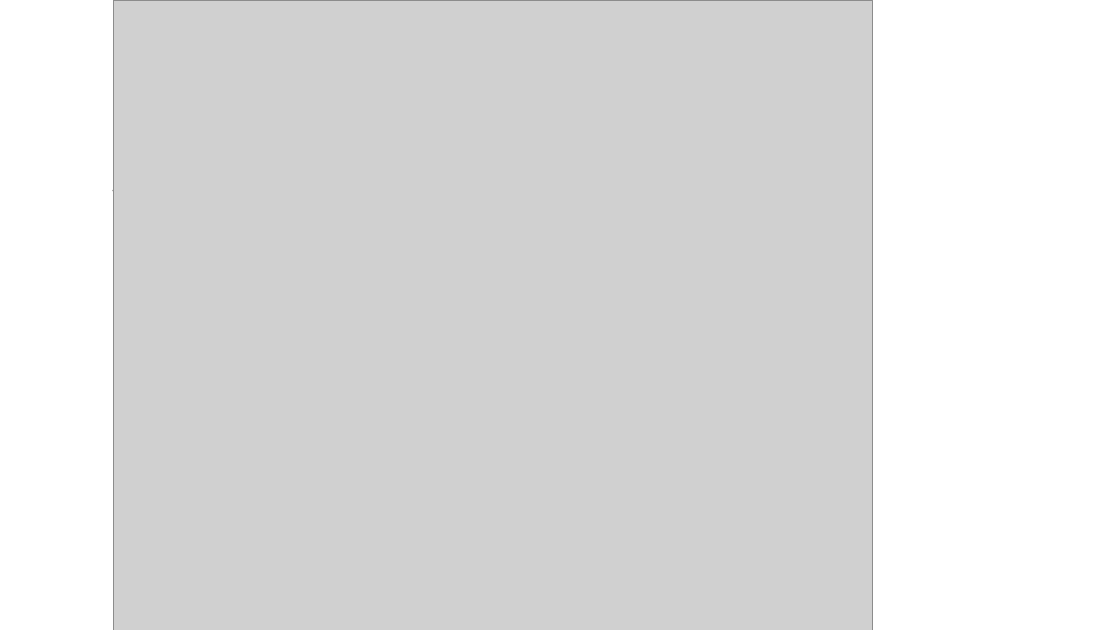
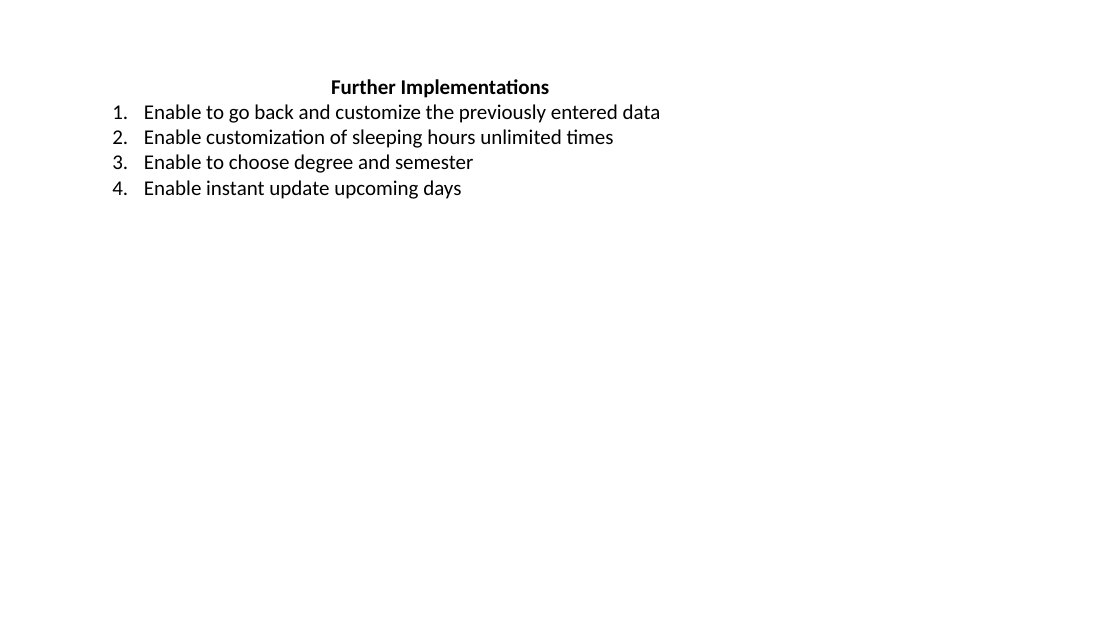
Before and after one commit to ntsachira/Mini_project_1, a slide deck: slide 2 of Basic flow.pptx (slide 3 before the commit). Drawn at 1120x630 pixels with LibreOffice and Linux fonts; fonts in the diff are those of the drawing; grey boxes stand for pictures. Boxes give left, top, right and bottom in pixels: in the first picture for what was removed or moved away, otherwise in the second. Text is boxed around its words. In the diff, an @@ line names an element or a change of style, - is before the commit and + after.

```diff
--- a/Basic flow.pptx
+++ b/Basic flow.pptx
@@ picture removed at (113,0,873,630) @@
@@ text added at (144,79,661,199), 18 pt, text #000000 @@
+Further Implementations
+1. Enable to go back and customize the previously entered data
+2. Enable customization of sleeping hours unlimited times
+3. Enable to choose degree and semester
+4. Enable instant update upcoming days
```
Also in this commit, not shown: 4 slides removed.
